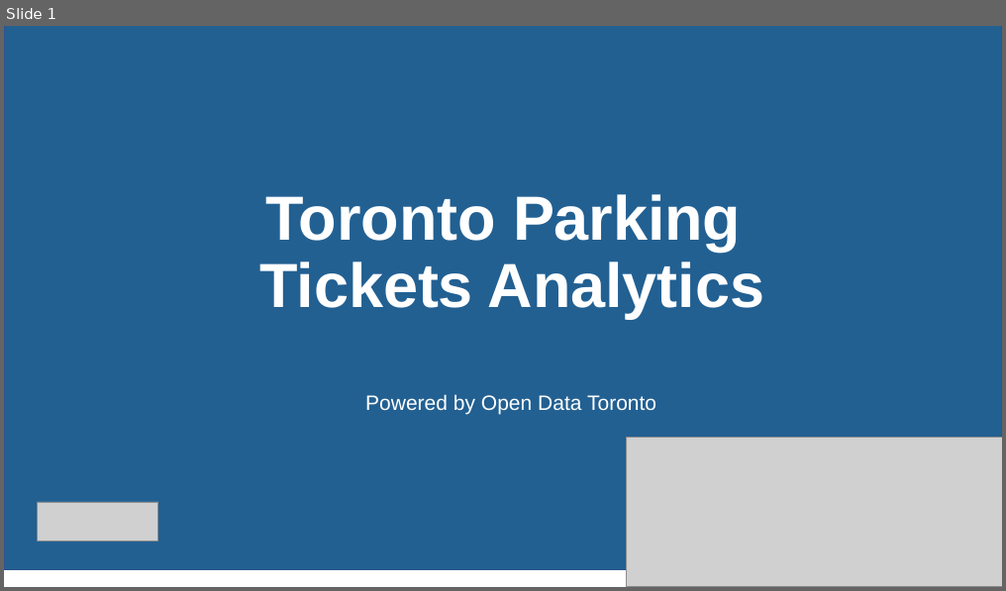
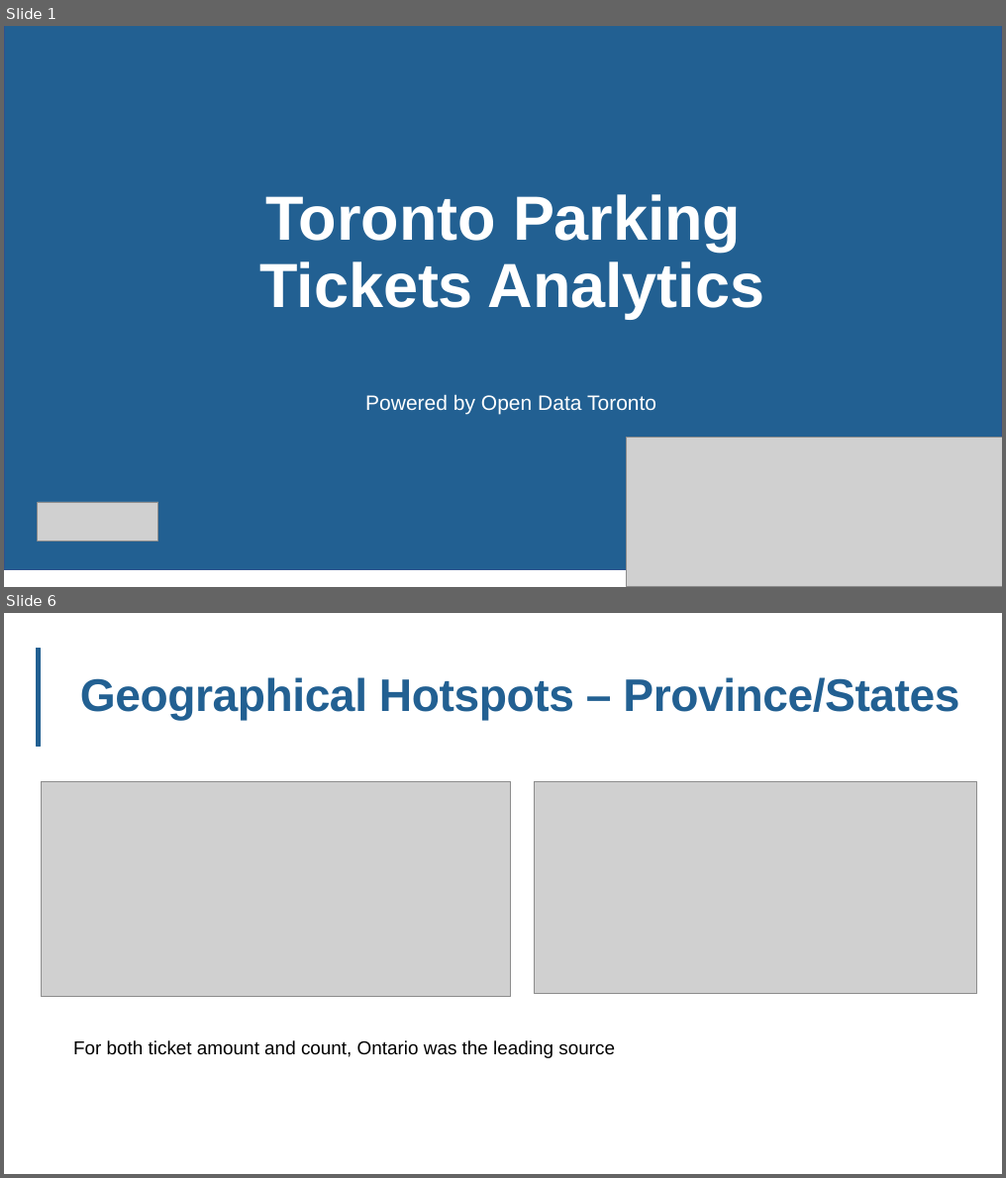
Before and after one commit to edimaudo/interview-questions, a slide deck: cibcmellon/cibcmellon_parking_analytics.pptx. Shown one above the other, each under a label of ours: slide 1 before the commit, slides 1 and 6 after it; the slides between them are not shown. The pictures are 1006x591 and 1006x1178 pixels, drawn with LibreOffice and Linux fonts; fonts in the diff are those of the drawing; grey boxes stand for pictures; background and template pictures are left out. Boxes give left, top, right and bottom in pixels: in the first picture for what was removed or moved away, otherwise in the second. Text is boxed around its words. In the diff, an @@ line names an element or a change of style, - is before the commit and + after.

```diff
--- a/cibcmellon/cibcmellon_parking_analytics.pptx
+++ b/cibcmellon/cibcmellon_parking_analytics.pptx
@@ slide 6 added at (4, 613, 1002, 1174), background #FFFFFF @@
@@ freeform shape added at (37, 649, 40, 746), fill #226092 @@
@@ freeform shape added at (37, 649, 40, 746), outline #226092 1 pt @@
@@ title added at (80, 677, 959, 721), 44 pt, text #226092, bold @@
+Geographical Hotspots – Province/States
@@ picture added at (42, 781, 511, 997) @@
@@ picture added at (534, 781, 977, 994) @@
@@ text added at (73, 1041, 615, 1059), 18 pt, text #000000 @@
+For both ticket amount and count, Ontario was the leading source
```
Also in this commit, not shown: 5 slides changed, 3 other slides added, 4 slides removed.
